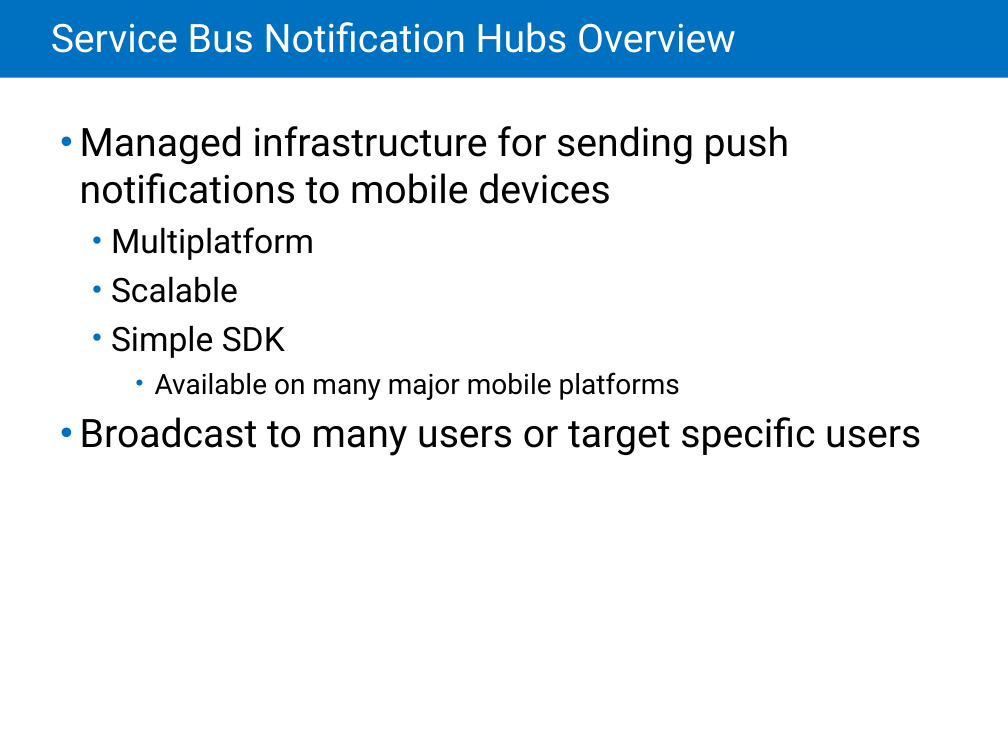
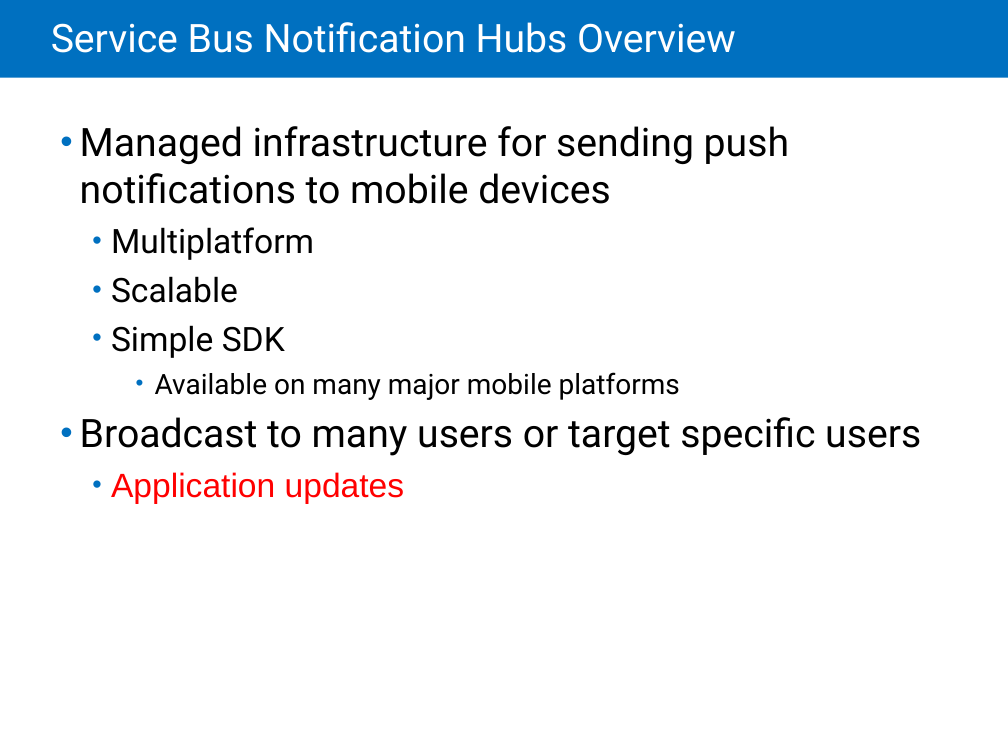
Before and after one commit to LarsKjeldsen/Kursus-az203, a slide deck: slide 24 of MOC/Module 08 Queues and Service Bus/20532C-08.pptx. Drawn at 1008x756 pixels with LibreOffice and Linux fonts; fonts in the diff are those of the drawing. Boxes give left, top, right and bottom in pixels: in the first picture for what was removed or moved away, otherwise in the second. Text is boxed around its words. In the diff, an @@ line names an element or a change of style, - is before the commit and + after.

```diff
--- a/MOC/Module 08 Queues and Service Bus/20532C-08.pptx
+++ b/MOC/Module 08 Queues and Service Bus/20532C-08.pptx
@@ text at [111, 472, 405, 504]: paragraph added @@
+  • Application updates
```
Also in this commit, not shown: 14 other slides changed, 1 slide removed, 1 other file.
